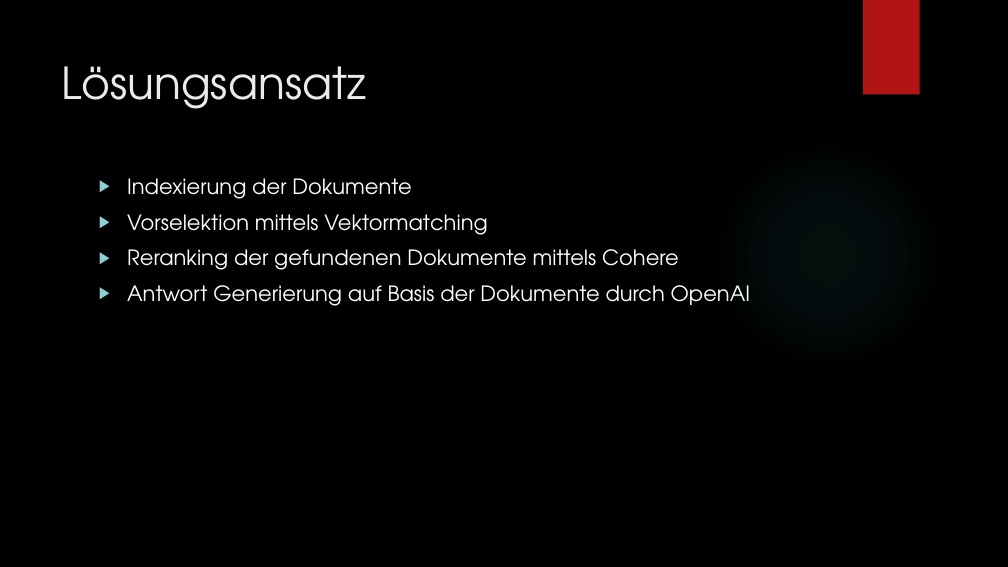
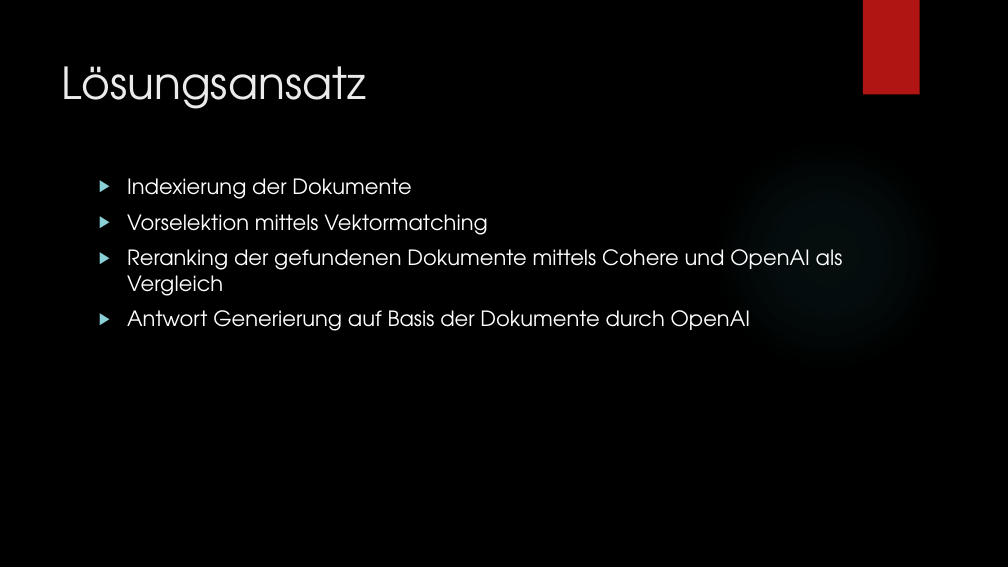
Before and after one commit to peterfust/first-rag, a slide deck: slide 3 of Präsentation-First-RAG.pptx. Drawn at 1008x567 pixels with LibreOffice and Linux fonts; fonts in the diff are those of the drawing; background and template pictures are left out. Boxes give left, top, right and bottom in pixels: in the first picture for what was removed or moved away, otherwise in the second. Text is boxed around its words. In the diff, an @@ line names an element or a change of style, - is before the commit and + after.

Commit message:
updated

```diff
--- a/Präsentation-First-RAG.pptx
+++ b/Präsentation-First-RAG.pptx
@@ text at [127,249,843,296]: text changed @@
-▶ Reranking der gefundenen Dokumente mittels Cohere
+▶ Reranking der gefundenen Dokumente mittels Cohere und OpenAI als Vergleich
```
Also in this commit, not shown: 3 slides added.
